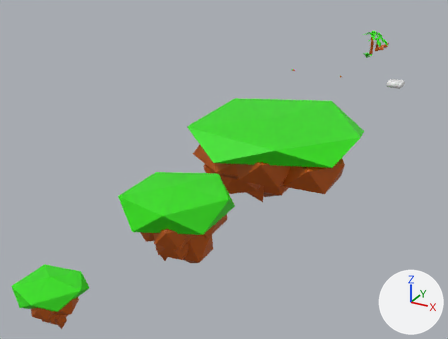
The Blender file art/art.blend, before and after one commit.
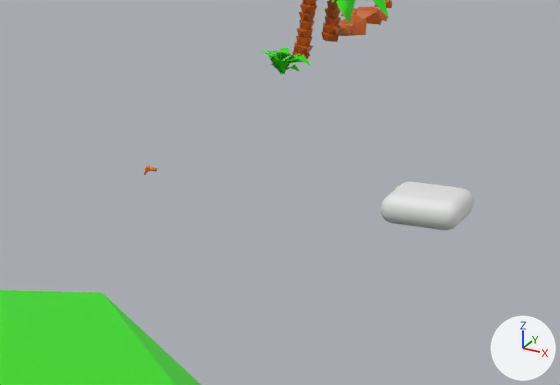
Each version appears first whole from a 50 mm lens placed at (25.5, -78.9, 22.0), pointed at (-5.9, -21.7, -6.5), and next in a close-up on the part from 70% to 94% of the width and 13% to 35% of the height. Every picture has the same lights, and +X, +Y and +Z are marked at lower right.

Objects in the first close-up: 'BubblePlatform', 'Island20xTop', 'PalmTree', 'PalmTreeSmall', 'RockLarge1', 'RockMid1', 'Shrub1'.
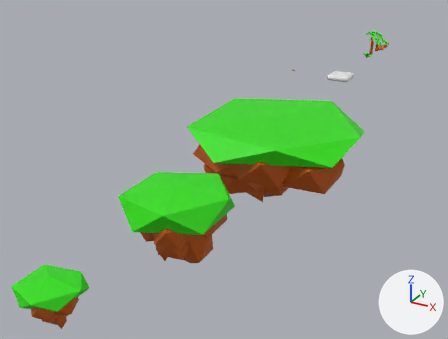
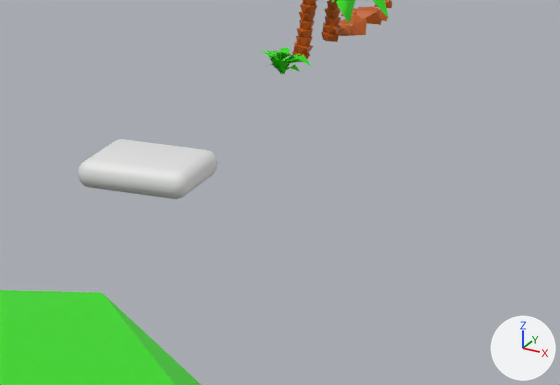
Commit message: Modify bubble platform behavior.

Pixel boxes [x1, y1, x2, y2] of what changed, in the close-ups (560 x 385 px; the box of a moved part takes in the faces that stretch with it):
'BubblePlatform', reshaped, moved (50% wider, 24% taller): before [381, 182, 474, 230]; after [78, 139, 218, 199]
part 1 of me_bubbleplatform, moved or reshaped: before [381, 194, 396, 223]; after [78, 159, 92, 187]
part 2 of me_bubbleplatform, moved or reshaped: before [385, 182, 410, 198]; after [87, 139, 122, 160]
part 3 of me_bubbleplatform, moved or reshaped: before [391, 194, 461, 230]; after [87, 159, 189, 199]
part 4 of me_bubbleplatform, moved or reshaped: before [397, 182, 474, 224]; after [94, 139, 218, 197]

The change in detail:
me_bubbleplatform has 216 vertices, 218 faces and spans x -1.0..1.0, y -1.0..1.0, z -0.38..0.38.
me_bubbleplatform is used by ob_bubbleplatform; location (7.38, 0.0, 0.0).
me_bubbleplatform part 1: all 54 vertices in x -1.0..-0.65, y -1.0..-0.65, z -0.38..0.38 are moved by (-0.5, -0.5, 0.0).
me_bubbleplatform part 2: all 54 vertices in x -1.0..-0.65, y 0.65..1.0, z -0.38..0.38 are moved by (-0.5, 0.5, 0.0).
me_bubbleplatform part 3: all 54 vertices in x 0.65..1.0, y -1.0..-0.65, z -0.38..0.38 are moved by (0.5, -0.5, 0.0).
me_bubbleplatform part 4: all 54 vertices in x 0.65..1.0, y 0.65..1.0, z -0.38..0.38 are moved by (0.5, 0.5, 0.0).
Object 'BubblePlatform' (ob_bubbleplatform) moves from (7.38, 0.0, 0.0) to (0.0, 0.0, 0.0).
